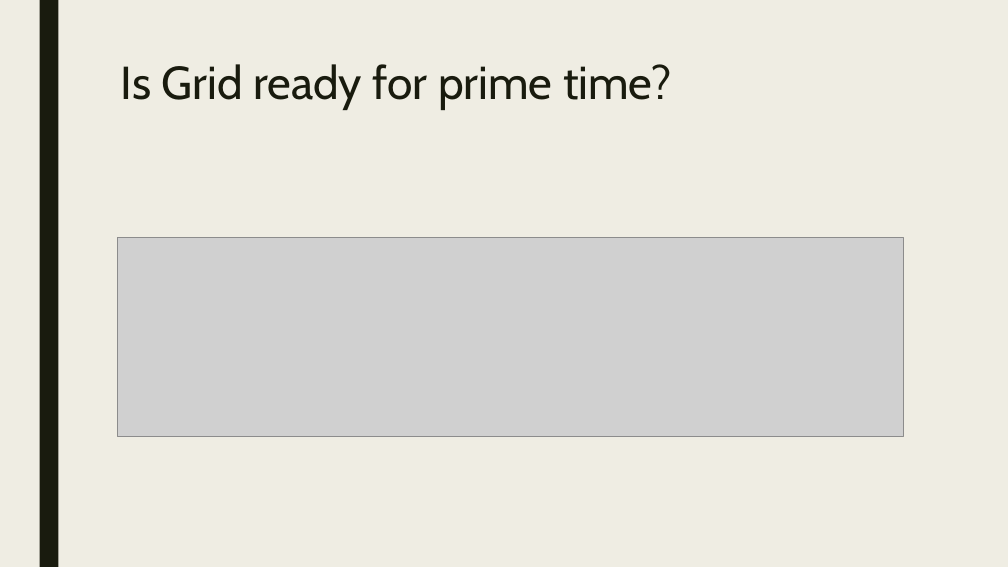
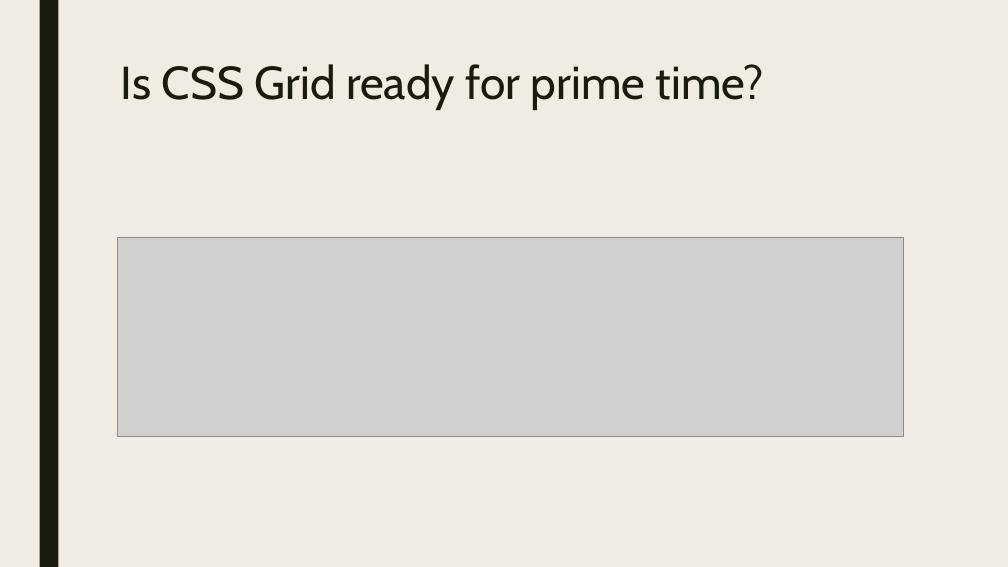
Before and after one commit to shellwe/Flexbox_Grid, a slide deck: slide 5 of Grid.pptx. Drawn at 1008x567 pixels with LibreOffice and Linux fonts; fonts in the diff are those of the drawing; grey boxes stand for pictures. Boxes give left, top, right and bottom in pixels: in the first picture for what was removed or moved away, otherwise in the second. Text is boxed around its words. In the diff, an @@ line names an element or a change of style, - is before the commit and + after.

```diff
--- a/Grid.pptx
+++ b/Grid.pptx
@@ title at (121, 64, 764, 110): text changed @@
-Is Grid ready for prime time?
+Is CSS Grid ready for prime time?
```
Also in this commit, not shown: 1 other slide changed, 1 slide added, 23 other files.
